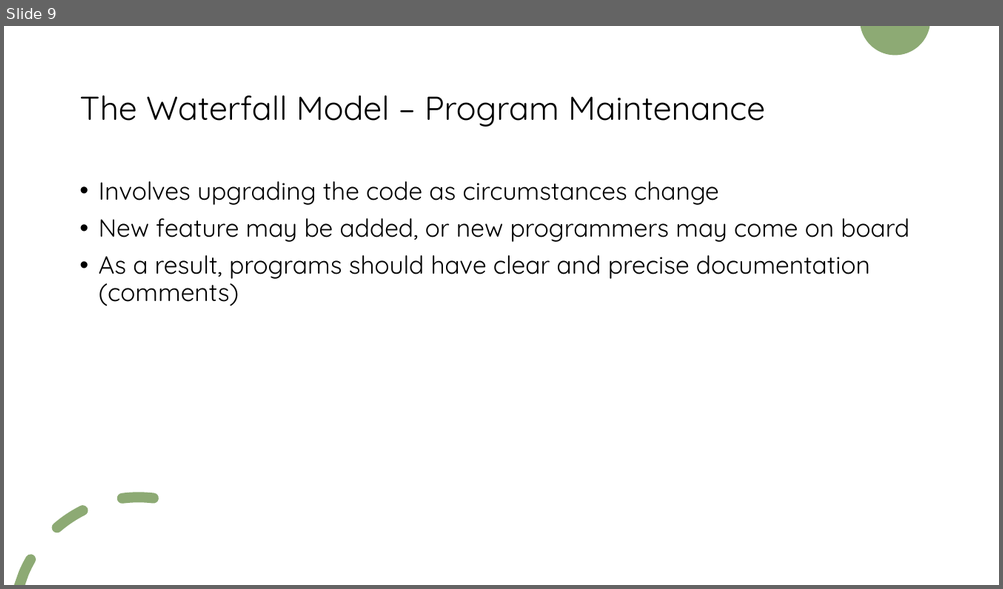
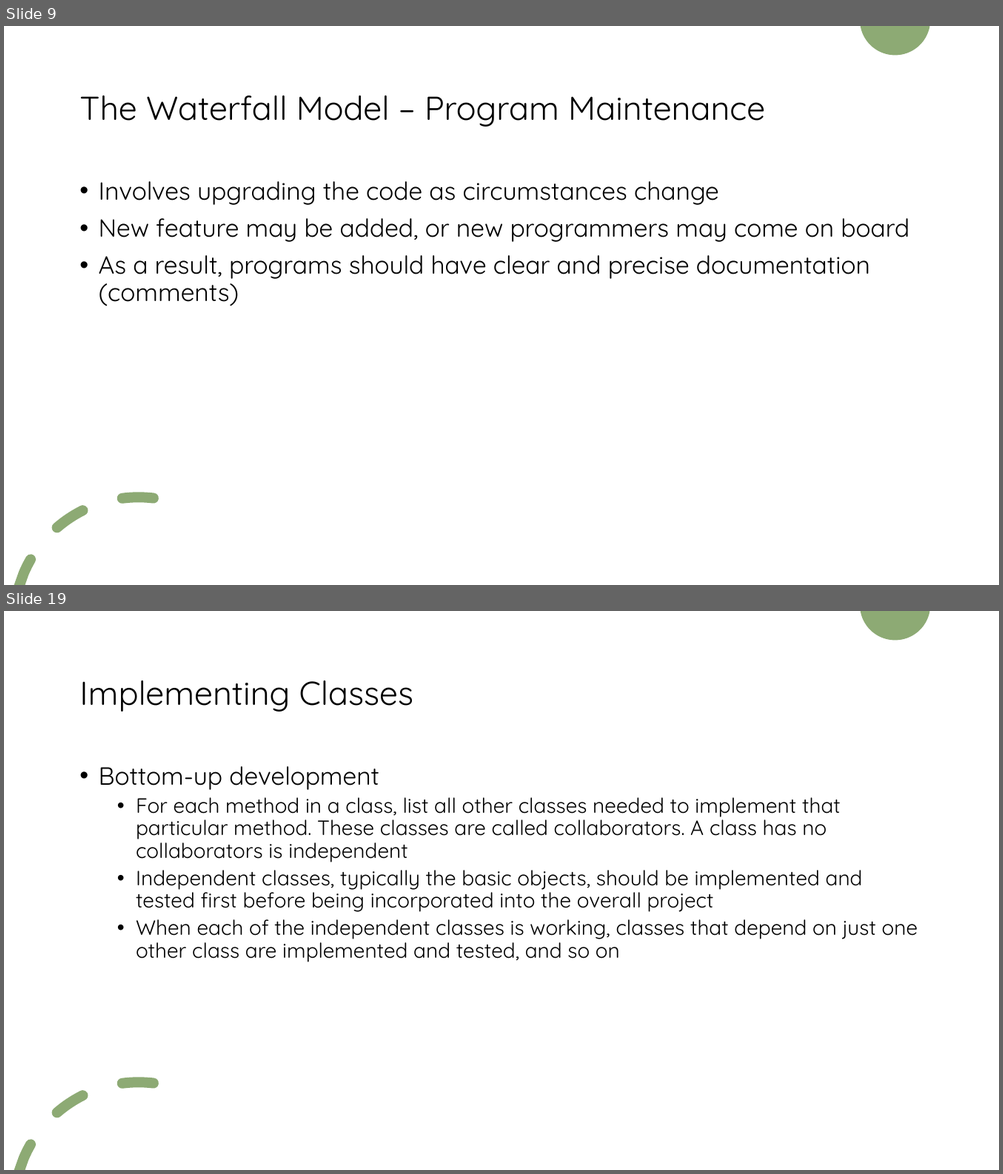
Before and after one commit to KarinaSang/Teaching, a slide deck: AP_Java/ProgramDesign/ProgramDesign.pptx. Shown one above the other, each under a label of ours: slide 9 before the commit, slides 9 and 19 after it; the slides between them are not shown. The pictures are 1003x589 and 1003x1174 pixels, drawn with LibreOffice and Linux fonts; fonts in the diff are those of the drawing. Boxes give left, top, right and bottom in pixels: in the first picture for what was removed or moved away, otherwise in the second. Text is boxed around its words. In the diff, an @@ line names an element or a change of style, - is before the commit and + after.

```diff
--- a/AP_Java/ProgramDesign/ProgramDesign.pptx
+++ b/AP_Java/ProgramDesign/ProgramDesign.pptx
@@ slide 19 added at box(4, 611, 999, 1170), background #FFFFFF; not listed: 2 template elements that a slide beside it also shows @@
@@ title added at box(79, 681, 413, 712), 32 pt, text #000000 @@
+Implementing Classes
@@ text added at box(99, 766, 917, 963), 20 pt, text #000000 @@
+• Bottom-up development
+  • For each method in a class, list all other classes needed to implement that particular method. These classes are called collaborators. A class has no collaborators is independent
+  • Independent classes, typically the basic objects, should be implemented and tested first before being incorporated into the overall project
+  • When each of the independent classes is working, classes that depend on just one other class are implemented and tested, and so on
```
Also in this commit, not shown: 1 slide changed, 11 other slides added, 16 slides removed, 11 other files.
